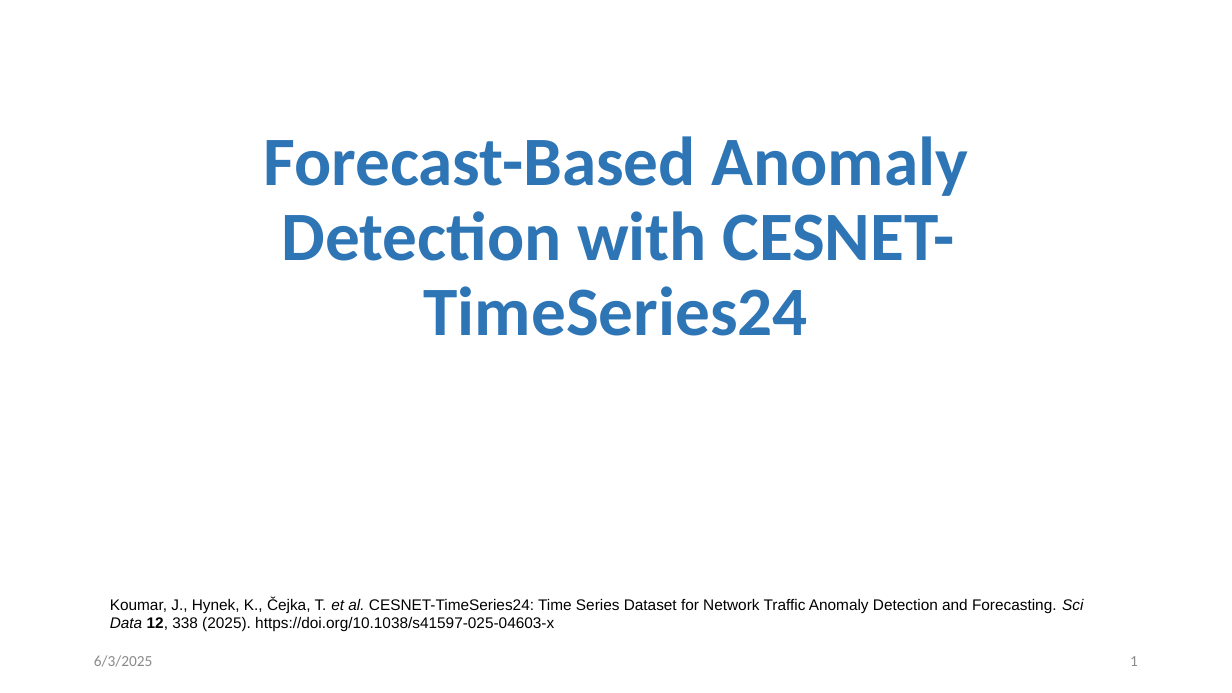
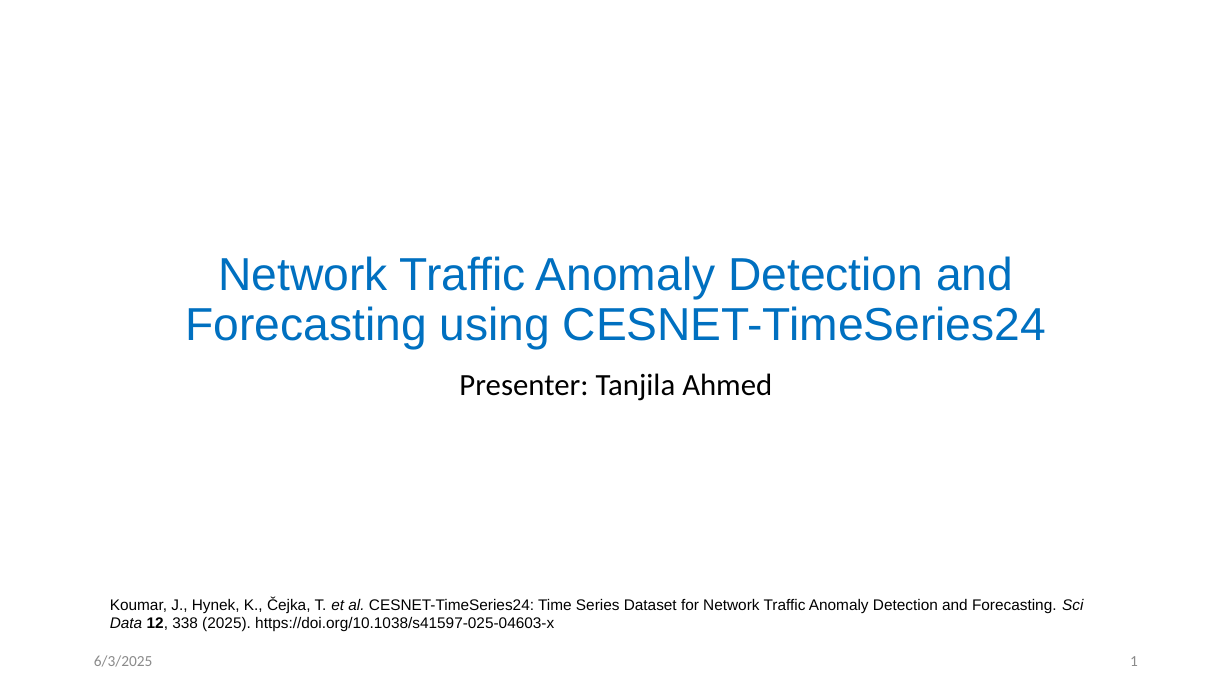
Before and after one commit to tanjilaahmed2/cesnet-anomaly-detection, a slide deck: slide 1 of LBNL Panel Interview_Tanjila.pptm. Drawn at 1232x693 pixels with LibreOffice and Linux fonts; fonts in the diff are those of the drawing. Boxes give left, top, right and bottom in pixels: in the first picture for what was removed or moved away, otherwise in the second. Text is boxed around its words. In the diff, an @@ line names an element or a change of style, - is before the commit and + after.

```diff
--- a/LBNL Panel Interview_Tanjila.pptm
+++ b/LBNL Panel Interview_Tanjila.pptm
@@ title at box(185, 256, 1046, 349): text changed; size 54 to 36 pt; font Calibri to Arial; text colour #2E75B6 to #0070C0; bold off @@
-Forecast-Based Anomaly Detection with CESNET-TimeSeries24
+Network Traffic Anomaly Detection and Forecasting using CESNET-TimeSeries24
@@ subtitle added at box(459, 373, 772, 401), 24 pt, text #000000 @@
+Presenter: Tanjila Ahmed
```
Also in this commit, not shown: 11 other slides changed, 1 slide removed.
